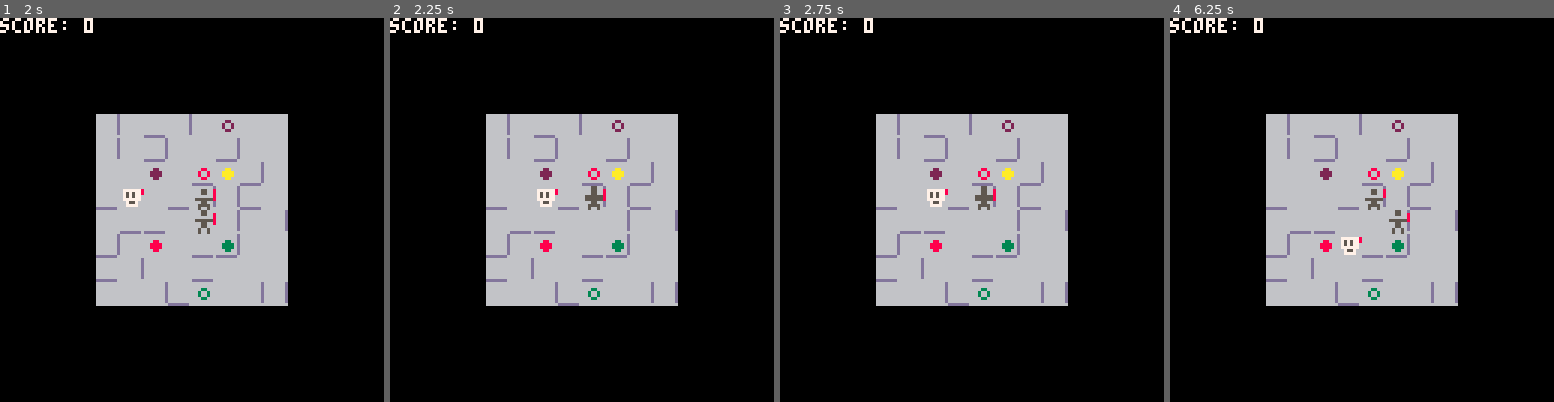
Above: before the commit, frames 1-4 (left to right).
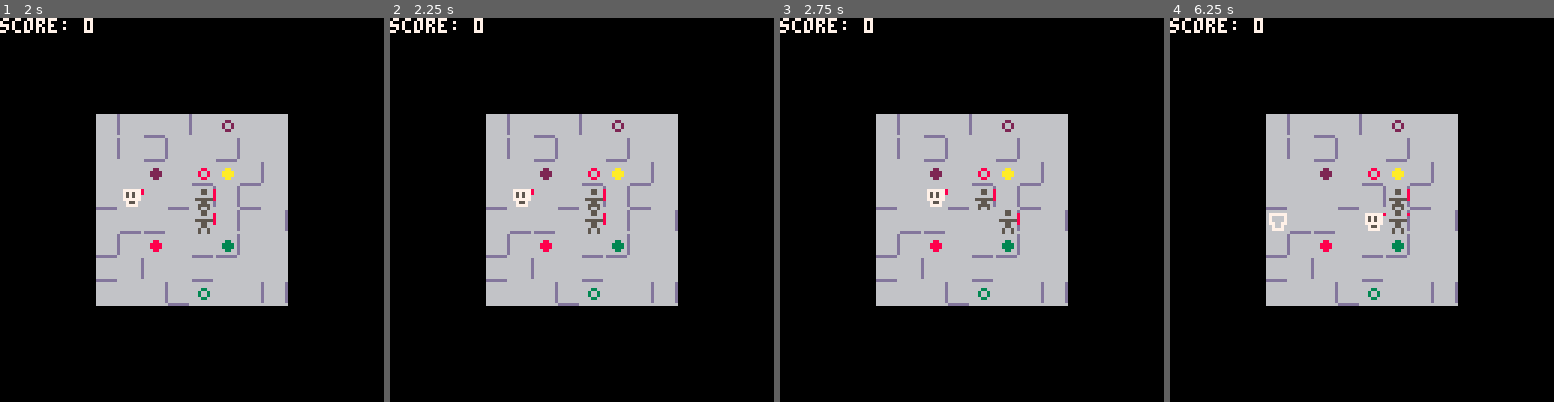
Above: after the commit, the same moments.

Repository: taylordolan/grid-folks
Game: PICO-8 cartridge grid_folks.p8
Same seed, same stepped clock (60 frames per second), same inputs: the game is played once before the commit and once after it.
Inputs:
- Up to frame 1 (2 s): tap X (X key) at 0.33, 1.07, 1.85 s; hold Right from 1.6 s (still down)
- Up to frame 2 (2.25 s): release Right at 2.1 s; hold Up from 2.15 s (still down)
- Up to frame 3 (2.75 s): release Up at 2.42 s; hold Right from 2.47 s (still down)
- Up to frame 4 (6.25 s): tap X (X key) at 2.97, 4.08, 5.2 s; release Right at 3.03 s; hold Left 3.08-3.58 s; hold Down 3.63-3.97 s; hold Right 4.02-4.68 s; hold Up 4.73-5.03 s; hold Left 5.08-5.68 s; hold Down 5.73-6.03 s; hold Right from 6.08 s (still down)

Frame 1 is identical in both runs. In frame 2, 0.6% of the frame differs, in the area x 32-57%, y 43-57%; in frame 3, 0.2%; in frame 4, 0.8%, in the area x 25-63%, y 44-62%.

Commit message:
heroes can't step into heroes

Diff:
--- a/grid_folks.p8
+++ b/grid_folks.p8
@@ -400,7 +400,11 @@
       -- it determines which action should be taken and triggers it.
       function act(direction)
         local next_tile = {self.x + direction[1], self.y + direction[2]}
-        if location_exists(next_tile) and not is_wall_between({self.x, self.y}, next_tile) then
+        if
+          location_exists(next_tile) and
+          not is_wall_between({self.x, self.y}, next_tile) and
+          not find_type_in_tile("hero", next_tile)
+        then
           shoot_target = get_shoot_target(direction)
           if self.shoot and shoot_target then
             shoot_target.stunned = true
@@ -409,7 +413,11 @@
           elseif self.dash then
             step_or_bump(direction)
             next_tile = {self.x + direction[1], self.y + direction[2]}
-            if location_exists(next_tile) and not is_wall_between({self.x, self.y}, next_tile) then
+            if
+              location_exists(next_tile) and
+              not is_wall_between({self.x, self.y}, next_tile) and
+              not find_type_in_tile("hero", next_tile)
+            then
               step_or_bump(direction)
             end
             end_turn()
@@ -856,7 +864,7 @@
       name = next,
       sprite = sprites["potential_" ..next]
     }
-    deploy(tile, {"potential", "effect"})
+    deploy(tile, {"potential", "effect", "hero"})
   end
 end
 
